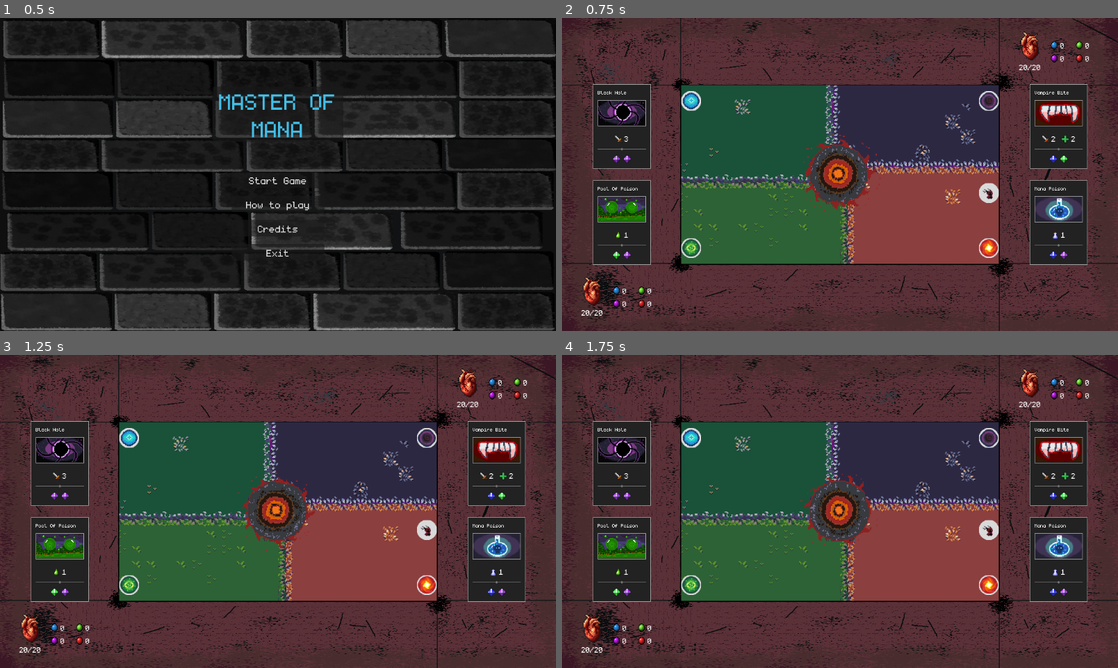
Above: before the commit, frames 1-4 (two rows, left to right).
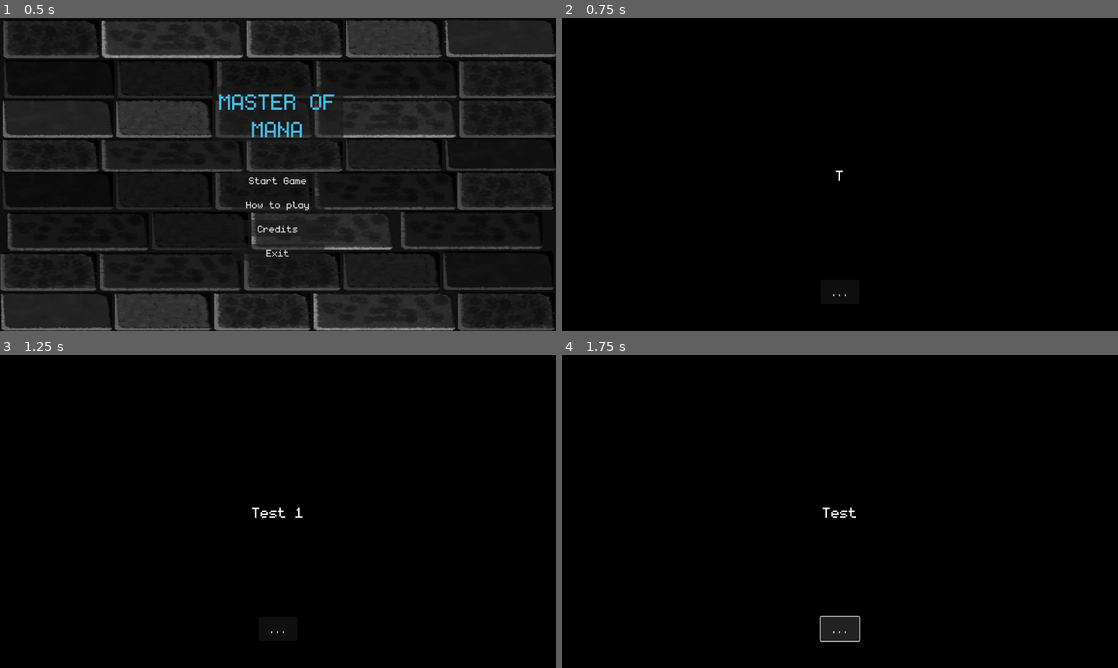
Above: after the commit, the same moments.

Repository: Juanxpeke/GD-BR2024
Game: Godot game, scene res://Core/GUI/MainMenu/main_menu.tscn
Two runs of this game, one before a commit and one after it. Both use one fixed random seed, a clock stepped at 60 frames per second and the inputs below. The engine's default icon, where the game draws it, is replaced by a stand-in: a white triangle on a blue panel in a dark square. Sound files missing from this copy of the repository are replaced by a short silence.
Inputs (mouse positions are in pixels of both pictures, inside the frame that each line leads up to):
- Up to frame 1 (0.5 s): no input
- Up to frame 2 (0.75 s): click "Start Game" at 0.5 s
- Up to frame 3 (1.25 s): no input
- Up to frame 4 (1.75 s): click (840, 630) at 1.25 s, where only the run after the commit has a clickable "..."

Frame 1 is identical in both runs. In frame 2, 98% of the frame differs, in the area x 0-100%, y 0-100%; in frame 3, 98%; in frame 4, 98%.

Commit message:
Refactored cutscene component

Diff:
--- a/Core/GUI/Cutscene/cutscene.gd
+++ /dev/null
@@ -1,14 +0,0 @@
-extends Control
-
-@export var game_cutscenes : Array
-
-
-
-# Called when the node enters the scene tree for the first time.
-func _ready() -> void:
-	pass # Replace with function body.
-
-
-# Called every frame. 'delta' is the elapsed time since the previous frame.
-func _process(delta: float) -> void:
-	pass
--- a/Core/GUI/Cutscene/cutscene_component.gd
+++ b/Core/GUI/Cutscene/cutscene_component.gd
@@ -1,31 +1,46 @@
 class_name CutsceneComponent
 extends CanvasLayer
 
-@export var cutscene_panels : Array[CutsceneResource]
+signal finished
+
+@export var auto_start : bool = true
+@export var cutscene_resources : Array[CutsceneResource]
 
 var current_panel : int = 0
 
+@onready var cutscene_label := %CutsceneLabel
+@onready var next_button := %NextButton
 
-@onready var cutscene_label = %CutsceneLabel
-@onready var next_button = %NextButton
+# Private
 
-#Public
-
-#Called when the node is ready
+# Called when the node enters the scene tree for the first time
 func _ready() -> void:
+	hide()
 	cutscene_label.text_typing_finished.connect(_on_text_typing_finished)
 	next_button.pressed.connect(_on_next_button_pressed)
-	cutscene_label.set_cutscene_text(cutscene_panels[current_panel])
 
-#Called when the label has finished the typing animation
+	if auto_start:
+		start()
+
+# Called when the label has finished the typing animation
 func _on_text_typing_finished() -> void:
 	if !next_button.visible:
 		next_button.visible = true
 
+# Called when the next button is pressed
+func _on_next_button_pressed() -> void:
+	if current_panel >= cutscene_resources.size() - 1:
+		finished.emit()
+		return
 
-#Called when the next button is pressed
-func _on_next_button_pressed() -> void:
-	if current_panel == cutscene_panels.size() - 1:
-		pass #Emit cutscene finished signal and return
 	current_panel += 1
-	cutscene_label.set_cutscene_text(cutscene_panels[current_panel])
+	cutscene_label.set_cutscene_resource(cutscene_resources[current_panel])
+
+
+# Public
+
+# Starts this cutscene component
+func start() -> void:
+	show()
+
+	cutscene_label.set_cutscene_resource(cutscene_resources[current_panel])
--- a/Core/GUI/Cutscene/cutscene_component.tscn
+++ b/Core/GUI/Cutscene/cutscene_component.tscn
@@ -1,21 +1,31 @@
-[gd_scene load_steps=6 format=3 uid="uid://clu2r6usspr4j"]
+[gd_scene load_steps=8 format=3 uid="uid://clu2r6usspr4j"]
 
 [ext_resource type="Script" path="res://Core/GUI/Cutscene/cutscene_component.gd" id="1_dhyly"]
 [ext_resource type="Script" path="res://Core/GUI/Cutscene/cutscene_label.gd" id="2_3ckje"]
 [ext_resource type="Script" path="res://Core/GUI/Cutscene/cutscene_resource.gd" id="2_uam5p"]
 
-[sub_resource type="Resource" id="Resource_1t1ei"]
+[sub_resource type="Resource" id="Resource_27p6e"]
 script = ExtResource("2_uam5p")
-cutscene_text = "Hello, my name is Timmy. Or is it...."
-typing_speed = 0.1
-slowdown_threshold = 4
+text = "Test 1 for this component..."
+character_wait_time = 0.1
+character_slow_wait_time = 0.3
+slowdown_threshold = 3
+
+[sub_resource type="Resource" id="Resource_g8vh0"]
+script = ExtResource("2_uam5p")
+text = "Test 2 for this component..."
+character_wait_time = 0.1
+character_slow_wait_time = 0.3
+slowdown_threshold = 3
 
 [sub_resource type="StyleBoxFlat" id="StyleBoxFlat_i8s3i"]
 bg_color = Color(0, 0, 0, 1)
 
+[sub_resource type="StyleBoxEmpty" id="StyleBoxEmpty_4gia6"]
+
 [node name="CutsceneComponent" type="CanvasLayer"]
 script = ExtResource("1_dhyly")
-cutscene_panels = Array[ExtResource("2_uam5p")]([SubResource("Resource_1t1ei")])
+cutscene_resources = Array[ExtResource("2_uam5p")]([SubResource("Resource_27p6e"), SubResource("Resource_g8vh0")])
 
 [node name="CutsceneBackground" type="Panel" parent="."]
 anchors_preset = 15
@@ -25,39 +35,42 @@
 grow_vertical = 2
 theme_override_styles/panel = SubResource("StyleBoxFlat_i8s3i")
 
-[node name="CutsceneLabel" type="RichTextLabel" parent="CutsceneBackground"]
-unique_name_in_owner = true
-custom_minimum_size = Vector2(450, 150)
-layout_mode = 2
-offset_top = 145.0
-offset_right = 1152.0
-offset_bottom = 295.0
+[node name="CutsceneLabelContainer" type="PanelContainer" parent="."]
+anchors_preset = -1
+anchor_top = 0.25
+anchor_right = 1.0
+anchor_bottom = 0.75
 grow_horizontal = 2
 grow_vertical = 2
+theme_override_styles/panel = SubResource("StyleBoxEmpty_4gia6")
+
+[node name="CutsceneLabel" type="RichTextLabel" parent="CutsceneLabelContainer"]
+unique_name_in_owner = true
+layout_mode = 2
+size_flags_vertical = 4
+theme_override_font_sizes/normal_font_size = 48
 bbcode_enabled = true
-text = "[center]Once upon a time there was a wee lad called timmy..."
-visible_characters = 0
-visible_ratio = 0.0
+text = "[center]This is a cutscene label[/center]"
+fit_content = true
 script = ExtResource("2_3ckje")
 
-[node name="Timer" type="Timer" parent="CutsceneBackground/CutsceneLabel"]
+[node name="Timer" type="Timer" parent="CutsceneLabelContainer/CutsceneLabel"]
 unique_name_in_owner = true
-wait_time = 0.25
-autostart = true
 
-[node name="NextButton" type="Button" parent="CutsceneBackground"]
+[node name="NextButton" type="Button" parent="."]
 unique_name_in_owner = true
-visible = false
 custom_minimum_size = Vector2(80, 50)
-layout_mode = 2
-offset_left = 536.0
-offset_top = 376.0
-offset_right = 616.0
-offset_bottom = 426.0
+anchors_preset = 7
+anchor_left = 0.5
+anchor_top = 1.0
+anchor_right = 0.5
+anchor_bottom = 1.0
+offset_left = -40.0
+offset_top = -106.0
+offset_right = 40.0
+offset_bottom = -56.0
 grow_horizontal = 2
-grow_vertical = 2
+grow_vertical = 0
 size_flags_horizontal = 4
 size_flags_vertical = 4
-text = "Next"
-
-[node name="AnimationPlayer" type="AnimationPlayer" parent="."]
+text = "..."
--- a/Core/GUI/Cutscene/cutscene_label.gd
+++ b/Core/GUI/Cutscene/cutscene_label.gd
@@ -1,43 +1,42 @@
-class_name TypingLabel
+class_name CutsceneLabel
 extends RichTextLabel
 
 signal text_typing_finished
 
-var slow_timer : float = 1.2
 
-
-var slowdown : int = 0
-
-var full_text : String = ""
 var character_pos : int = 0
 var current_panel : int = 0
-var text_length : int = 0
+
+var cutscene_resource : CutsceneResource
 
 @onready var timer = %Timer
 
+# Private
 
+# Called when the node enters the scene tree for the first time
 func _ready() -> void:
 	timer.timeout.connect(_on_timer_timeout)
 
 
-#Sets the corresponding text to the panel
-func set_cutscene_text(cutscene_resource : CutsceneResource) -> void:
-	full_text = cutscene_resource.cutscene_text
-	text_length = cutscene_resource.cutscene_text.length()
-	timer.wait_time = cutscene_resource.typing_speed
-	slowdown = cutscene_resource.slowdown_threshold
+# Public
+
+# Sets the corresponding resource to the label
+func set_cutscene_resource(cutscene_resource : CutsceneResource) -> void:
+	self.cutscene_resource = cutscene_resource
+
 	visible_characters = 0
-	text = "[center]" + full_text + "[/center]"
-
-
-
+	timer.wait_time = cutscene_resource.character_wait_time
+	text = "[center]" + cutscene_resource.text + "[/center]"
+	timer.start()
 
 # Called every time the timer finishes counting
 func _on_timer_timeout() -> void:
-	if visible_characters >= text_length:
+	if visible_characters >= cutscene_resource.text.length():
 		timer.stop()
 		text_typing_finished.emit()
 		return
-	if visible_characters == text_length - slowdown - 1:
-		timer.wait_time = slow_timer
+
+	if visible_characters == cutscene_resource.text.length() - cutscene_resource.slowdown_threshold - 1:
+		timer.wait_time = cutscene_resource.character_slow_wait_time
+
 	visible_characters += 1
--- a/Core/GUI/Cutscene/cutscene_resource.gd
+++ b/Core/GUI/Cutscene/cutscene_resource.gd
@@ -1,6 +1,7 @@
 class_name CutsceneResource
 extends Resource
 
-@export_multiline var cutscene_text : String
-@export var typing_speed : float
-@export var slowdown_threshold : int
+@export_multiline var text : String
+@export var character_wait_time : float = 0.1
+@export var character_slow_wait_time : float = 0.3
+@export var slowdown_threshold : int = 0
--- /dev/null
+++ b/Core/GUI/Introduction/introduction.gd
@@ -0,0 +1,13 @@
+class_name Introduction
+extends Control
+
+@export var first_boss_match : PackedScene
+
+@onready var cutscene_component : CutsceneComponent = %CutsceneComponent
+
+# Private
+
+# Called when the node enters the scene tree for the first time
+func _ready() -> void:
+	await cutscene_component.finished
+	get_tree().change_scene_to_packed(first_boss_match)
--- /dev/null
+++ b/Core/GUI/Introduction/introduction.tscn
@@ -0,0 +1,18 @@
+[gd_scene load_steps=4 format=3 uid="uid://btlm3c8rgqm5q"]
+
+[ext_resource type="Script" path="res://Core/GUI/Introduction/introduction.gd" id="1_4awsi"]
+[ext_resource type="PackedScene" uid="uid://s013uq0tt34u" path="res://Core/Match/match.tscn" id="2_w7mmi"]
+[ext_resource type="PackedScene" uid="uid://clu2r6usspr4j" path="res://Core/GUI/Cutscene/cutscene_component.tscn" id="2_y7360"]
+
+[node name="Introduction" type="Control"]
+layout_mode = 3
+anchors_preset = 15
+anchor_right = 1.0
+anchor_bottom = 1.0
+grow_horizontal = 2
+grow_vertical = 2
+script = ExtResource("1_4awsi")
+first_boss_match = ExtResource("2_w7mmi")
+
+[node name="CutsceneComponent" parent="." instance=ExtResource("2_y7360")]
+unique_name_in_owner = true
--- a/Core/GUI/MainMenu/main_menu.gd
+++ b/Core/GUI/MainMenu/main_menu.gd
@@ -1,7 +1,7 @@
 class_name MainMenu
 extends Control
 
-var match_scene : PackedScene = load("res://Core/Match/match.tscn")
+var introduction_scene : PackedScene = load("res://Core/GUI/Introduction/introduction.tscn")
 var tutorial_scene : PackedScene = load("res://Core/GUI/Tutorial/tutorial.tscn")
 var credits_scene : PackedScene = load("res://Core/GUI/Credits/credits.tscn")
 
@@ -21,7 +21,7 @@
 
 # Called when the start game button is pressed
 func _on_start_game_button_pressed() -> void:
-	get_tree().change_scene_to_packed(match_scene)
+	get_tree().change_scene_to_packed(introduction_scene)
 
 # Called when the tutorial button is pressed
 func _on_tutorial_button_pressed() -> void:
--- a/Global/Skills/Effects/TemporalEffects/temporal_effect.gd
+++ b/Global/Skills/Effects/TemporalEffects/temporal_effect.gd
@@ -13,6 +13,8 @@
 
 # Called when the game match is setted
 func _on_match_setted() -> void:
+	activations.clear()
+
 	GameManager.current_match.turn_ended.connect(_on_turn_ended)
 
 # Called when the current turn ends
Not shown: 1 places in Core/GUI/Credits/Credits.tscn that only renumber resources
Not shown: 1 places in Core/GUI/MainMenu/main_menu.tscn that only renumber resources
Not shown: 1 places in Core/GUI/Tutorial/Tutorial.tscn that only renumber resources
Not shown: 1 places in Core/World/BackgroundBoard/background_board.tres that only renumber resources
